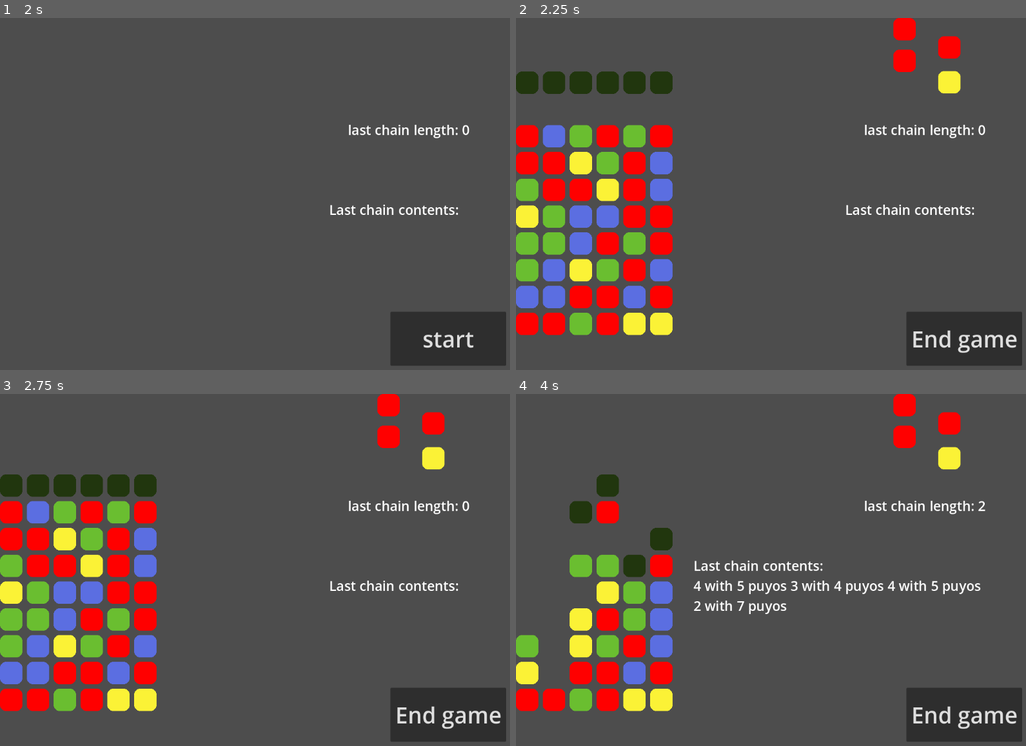
Above: before the commit, frames 1-4 (two rows, left to right).
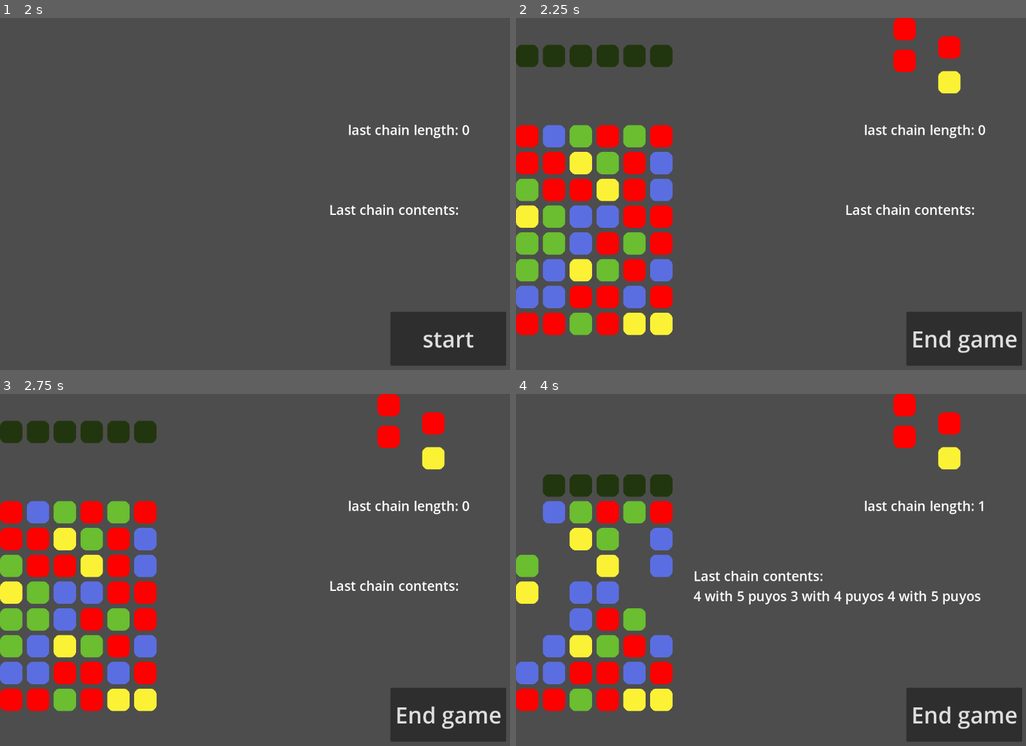
Above: after the commit, the same moments.

Repository: MarGamaDev/PuyoPuyoLike
Game: Godot game, scene res://Scenes/game_manager.tscn
Two runs of this game, one before a commit and one after it. Both use one fixed random seed, a clock stepped at 60 frames per second and the inputs below. This scene is started directly instead of the project's main scene.
Inputs:
- Up to frame 1 (2 s): click "start" at 0.5 s; click "End game" at 1.25 s
- Up to frame 2 (2.25 s): click "start" at 2 s
- Up to frame 3 (2.75 s): no input
- Up to frame 4 (4 s): hold D (puyo_right) from 2.78 s (still down); tap 1 (TESTING_player_spawn) at 2.85, 3.6 s

Frame 1 is identical in both runs. In frame 2, 3.1% of the frame differs, in the area x 0-31%, y 7-22%; in frame 3, 3.1%; in frame 4, 9.3%, in the area x 0-93%, y 22-83%.
Error after the commit: Trying to assign value of type 'Nil' to a variable of type 'Array'. (res://scripts/grid_manager.gd:325)

Commit message:
fixed a couple falling things

Diff:
--- a/scripts/grid_manager.gd
+++ b/scripts/grid_manager.gd
@@ -32,7 +32,7 @@
 #if the player shoudl be able to input
 var player_input_flag = false
 
-@export var down_tick_speed : float = 0.1
+@export var down_tick_speed : float = 0.5
 @export var player_down_speed : float = 1
 #how short the player tick timer should be changed to while down is being held
 @export var player_hold_down_speed : float = 0.05
@@ -182,17 +182,20 @@
 #move a puyo from one node to another. overwrites node_to's puyo. used only for resting puyos
 func move_puyo(node_from : GridNode, node_to : GridNode):
 	var puyo_from = node_from.puyo
+	var position_from = puyo_from.position
 	node_from.remove_child(puyo_from)
 	node_from.reset()
 	node_to.add_child(puyo_from)
 	node_to.set_puyo(puyo_from)
+	#node_to.puyo.set_pos(position_from)
+	#node_to.puyo.puyo_lerp(node_to.position)
 	pass
 
 #called whenever we need to check the board. will return an array of groups of nodes (for now)
 func get_grouped_puyos() -> Array:
 	#down tick should always be called first to make sure board is in a valid state
-	down_tick()
-	await down_check_finished
+	#down_tick()
+	#await down_check_finished
 	#any groups of 4+ blocks get
 	var groups : Array = Array()
 	#go through every node in the grid
@@ -222,7 +225,7 @@
 	for i in range(0, grid_width):
 		for j in range(0, grid_height):
 			grid[i][j].is_checked = false
-	down_tick()
+	#down_tick()
 	return groups
 
 #called when a tick for gravity needs to be checked, callls itself if it changed anything
@@ -235,16 +238,19 @@
 	for i in range(grid_height - 2, -1, -1):
 		#starts with one above bottom
 		for j in range(grid_width - 1, -1, -1):
-			#if the space below is empty
-			if !(grid[j][i + 1].is_holding_puyo) and grid[j][i].is_holding_puyo:
+			var empty_puyo_count = 0
+			#if there is space below the puyo in the grid, anywhere
+			if grid[j][i].is_holding_puyo:
+				for k in range(i + 1, grid_height):
+					if !(grid[j][k].is_holding_puyo):
+						empty_puyo_count += 1
+			if empty_puyo_count > 0:
+				to_move.append([grid[j][i], grid[j][i + empty_puyo_count]])
 				check = true
-				player_create_flag = false
-				to_move.append([grid[j][i], grid[j][i+1]])
-
-	for i : Array in to_move:
-		move_puyo(i[0], i[1])
 
 	if check:
+		for i : Array in to_move:
+			move_puyo(i[0], i[1])
 		#await get_tree().create_timer(down_tick_speed).timeout
 		down_tick()
 	else:
@@ -307,9 +313,6 @@
 		chain_length += 1
 		chain_pop.emit(puyos_to_pop, chain_length)
 		pop_puyos(puyos_to_pop)
-		#var down_check = true
-		#while down_check:
-			#down_check = await down_tick()
 		down_tick()
 		await down_check_finished
 		await get_tree().create_timer(0.3).timeout
@@ -318,7 +321,7 @@
 
 #creates player puyo
 func create_player_puyo():
-	if !loss_check():
+	if !(await loss_check()):
 		player_puyos = puyo_queue.pop_front()
 		fill_puyo_queue()
 		add_child(player_puyos[0])
@@ -375,7 +378,6 @@
 			node_to_fill.set_puyo(new_puyo)
 			player_puyos[i].queue_free()
 		player_puyos.clear()
-		await down_tick()
 		grid_state_check()
 
 func player_rotate():
@@ -458,6 +460,7 @@
 func loss_check() -> bool:
 	if grid[int (grid_width / 2) - 1][0].is_holding_puyo:
 		down_tick()
+		await down_check_finished
 		if grid[int (grid_width / 2) - 1][0].is_holding_puyo:
 			life_loss.emit()
 			return true
--- a/scripts/puyo.gd
+++ b/scripts/puyo.gd
@@ -74,6 +74,8 @@
 func get_puyo_size():
 	return scale
 
+
+
 func pop():
 	#print("pop!")
 	##TODO add signal to game manager when puyo game is in base state
